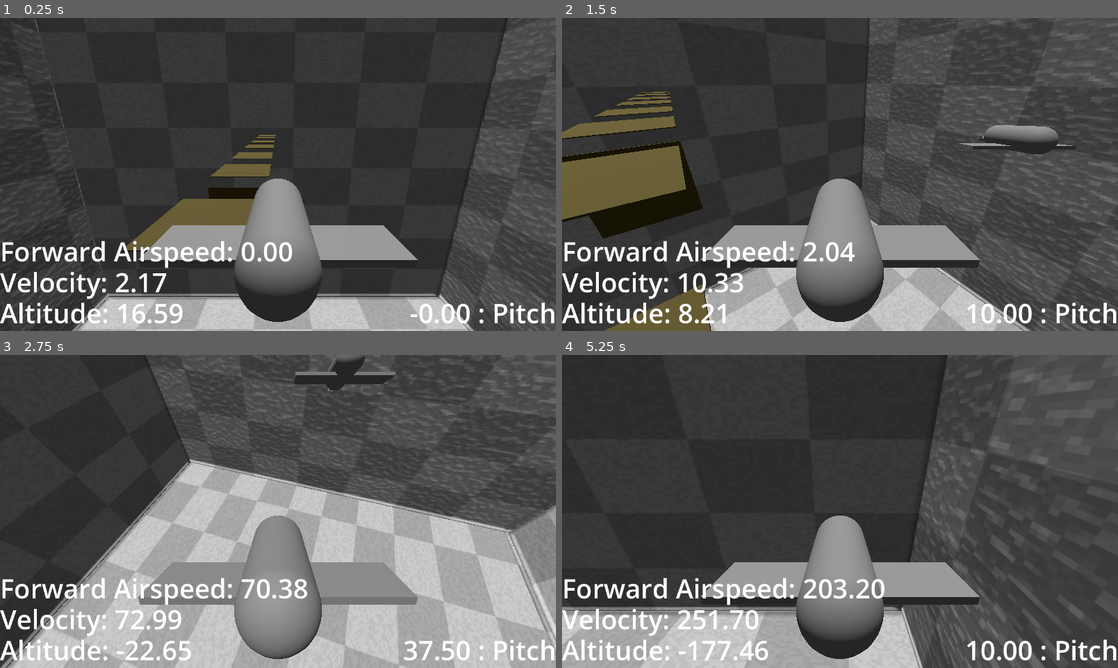
Above: before the commit, frames 1-4 (two rows, left to right).
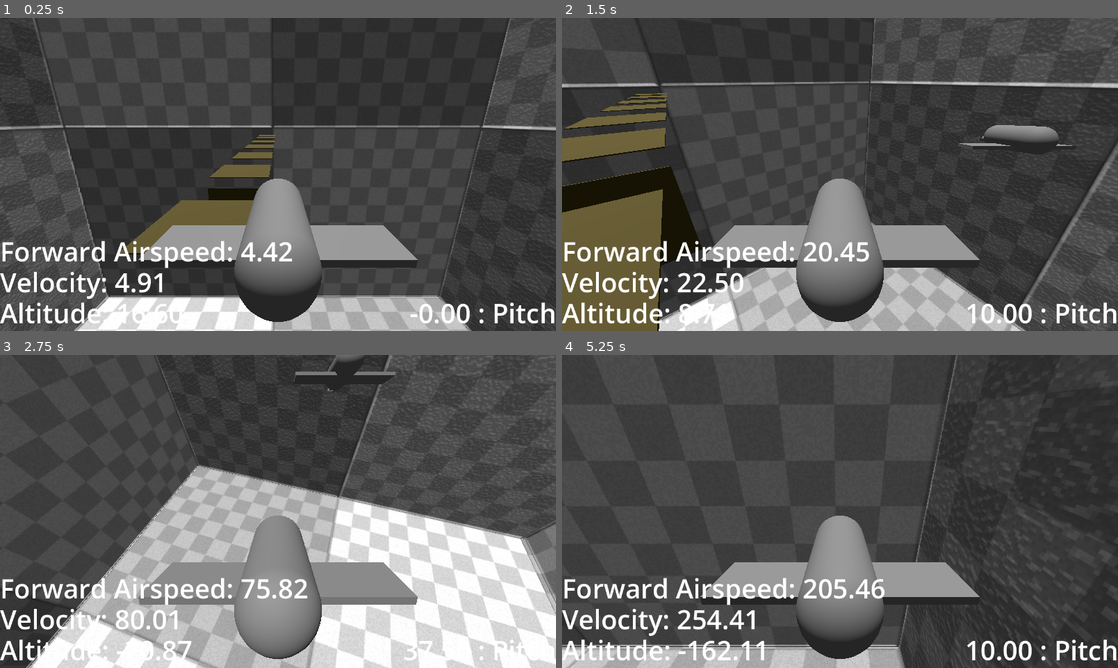
Above: after the commit, the same moments.

Repository: BeegFloppa15/Project_Airdrifter
Game: Godot game, scene res://testing_scene_1.tscn
Same seed, same stepped clock (60 frames per second), same inputs: the game is played once before the commit and once after it.
Inputs:
- Up to frame 1 (0.25 s): no input
- Up to frame 2 (1.5 s): hold D (bank_right) 0.53-1.28 s; hold W (pitch_down) from 1.28 s (still down)
- Up to frame 3 (2.75 s): release W (pitch_down) at 2.03 s; hold D (bank_right) from 2.03 s (still down)
- Up to frame 4 (5.25 s): release D (bank_right) at 2.78 s; hold S (pitch_up) 2.78-3.53 s; hold A (bank_left) 3.53-5.03 s; hold W (pitch_down) from 5.03 s (still down)

The runs differ from the first frame. In frame 1, 19% of the frame differs, in the area x 0-100%, y 0-100%; in frame 2, 29%; in frame 3, 34%; in frame 4, 30%.

Commit message:
Elytra Glider Model now in a satisfactory state

Diff:
--- a/airdrifter-v1/Gliders/glider_v_1.tscn
+++ b/airdrifter-v1/Gliders/glider_v_1.tscn
@@ -32,9 +32,9 @@
 mass = 10.0
 physics_material_override = SubResource("PhysicsMaterial_eub4b")
 linear_damp_mode = 1
-linear_damp = 0.75
 script = ExtResource("1_fv0t4")
 angle_acceleration_curve = SubResource("Curve_fv0t4")
+minimum_speed = 200.0
 
 [node name="Mesh" type="Node3D" parent="."]
 
@@ -58,7 +58,7 @@
 mesh = SubResource("PrismMesh_fv0t4")
 
 [node name="3rdPerCamera" type="Camera3D" parent="."]
-transform = Transform3D(-1, -1.13133e-08, 8.59334e-08, 1.13133e-08, 0.965926, 0.258819, -8.59334e-08, 0.258819, -0.965926, 0, 2, -3)
+transform = Transform3D(-1, -1.13134e-08, 8.59334e-08, 1.13133e-08, 0.965926, 0.258819, -8.59334e-08, 0.258819, -0.965926, 0, 2, -3)
 
 [node name="CollisionShape3D" type="CollisionShape3D" parent="."]
 transform = Transform3D(-4.37114e-08, 0, 1, 0, 1, 0, -1, 0, -4.37114e-08, 0.0754395, 0.298218, 0)
--- a/airdrifter-v1/Materials/GridBox.tres
+++ b/airdrifter-v1/Materials/GridBox.tres
@@ -9,3 +9,4 @@
 roughness_texture = ExtResource("3_y00vx")
 normal_enabled = true
 normal_texture = ExtResource("2_vjq2g")
+uv1_scale = Vector3(3, 2, 2)
--- a/airdrifter-v1/Scripts/Elytra_Glider.gd
+++ b/airdrifter-v1/Scripts/Elytra_Glider.gd
@@ -5,6 +5,7 @@
 @export var angle_acceleration_curve: Curve
 @export var forward_velocity: Vector3
 @export var acceleration : float = 0.0
+@export var minimum_speed : float = 50
 
 func _ready() -> void:
 	if use_this_cam:
@@ -32,10 +33,20 @@
 	# dot product between the forward direction and Vector3.UP:
 	#dot > 0 means glider pointed down
 	#dot < 0 means glider pointed up
-	acceleration += angle_acceleration_curve.sample(Vector3.UP.dot(forward_dir)) * 25
+	acceleration += angle_acceleration_curve.sample(Vector3.UP.dot(forward_dir))  * 25
 	if acceleration < 0:
 		acceleration *= -1.0
 
-	apply_central_force(forward_dir * acceleration)
+	# Applying the force just a few degrees upwards from flat
+	#var force_dir = forward_dir.rotated((global_transform.basis * Vector3(-1, 0, 0)).normalized(), deg_to_rad(5))
+
+	apply_central_force(forward_dir * max(acceleration, minimum_speed))
 
 	forward_velocity = linear_velocity.project(forward_dir)
+	apply_central_force(find_lift(forward_velocity))
+
+func find_lift(forward_velocity: Vector3):
+	var max_lift = 50.0;
+	var up_dir = forward_velocity.normalized().rotated((global_transform.basis * Vector3(-1, 0, 0)).normalized(), deg_to_rad(90))
+	var lift_force = min(forward_velocity.length() * 0.7, max_lift)
+	return up_dir * lift_force
